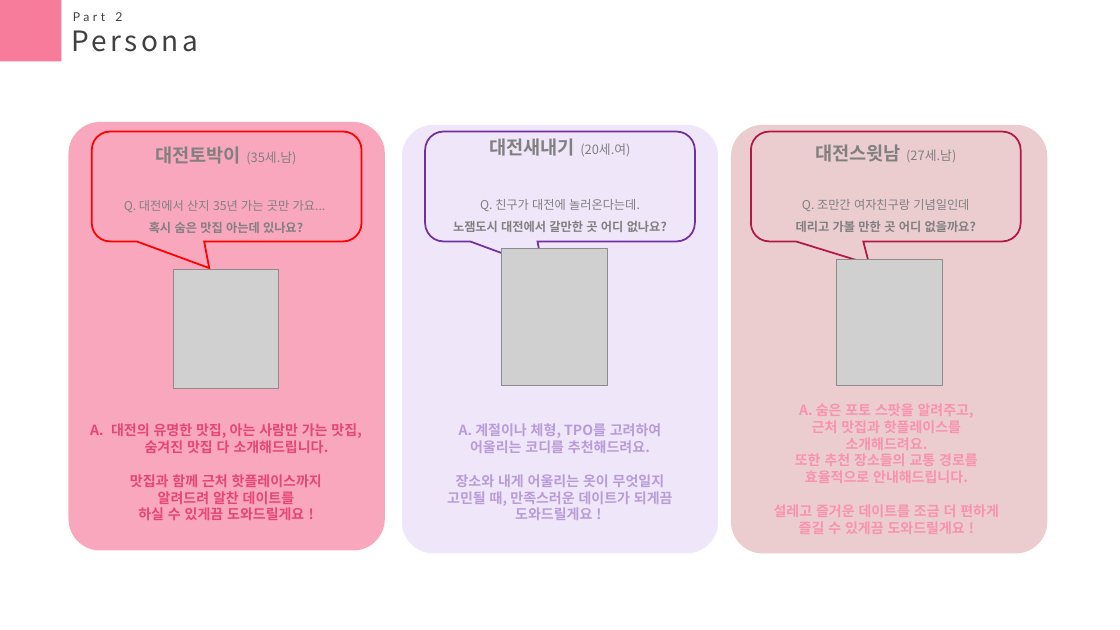
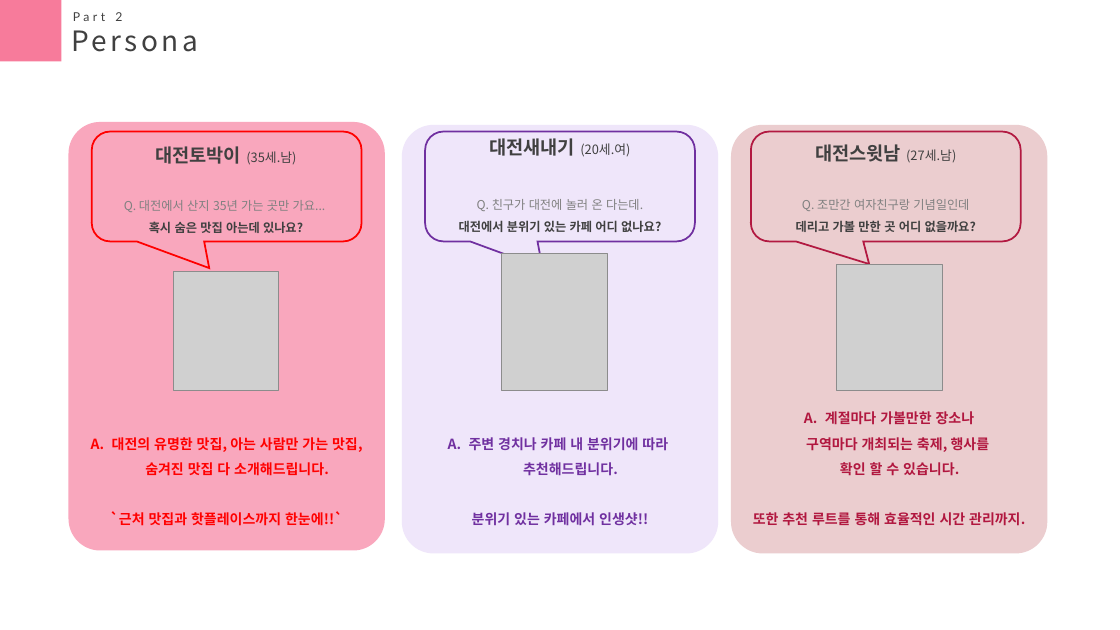
Before and after one commit to seasukmin/DateTeam, a slide deck: slide 4 of 박근모 - 메인/ppt.pptx (slide 5 before the commit). Drawn at 1120x630 pixels with LibreOffice and Linux fonts; fonts in the diff are those of the drawing; grey boxes stand for pictures. Boxes give left, top, right and bottom in pixels: in the first picture for what was removed or moved away, otherwise in the second. Text is boxed around its words. In the diff, an @@ line names an element or a change of style, - is before the commit and + after.

```diff
--- a/박근모 - 메인/ppt.pptx
+++ b/박근모 - 메인/ppt.pptx
@@ text "대전토박이 (35세.남)" at (124, 146, 326, 233): text colour #808080 to #404040 in "대전토박이 (35세.남)", "혹시 숨은 맛집 아는데 있나요?" @@
@@ text at (489, 138, 630, 157): text colour #808080 to #404040 in "대전새내기 (20세.여)" @@
@@ text "대전스윗남 (27세.남)" at (796, 144, 976, 232): text colour #808080 to #404040 in "대전스윗남 (27세.남)", "데리고 가볼 만한 곳 어디 없을까요?"; font Noto Sans CJK SC to Noto Sans CJK KR in "조만간 여자친구랑 기념일인데 데리고 가볼 만한 곳 ..." @@
@@ text at (459, 199, 661, 232): text changed; text colour #808080 to #404040 @@
-Q. 친구가 대전에 놀러온다는데.
-노잼도시 대전에서 갈만한 곳 어디 없나요?
+Q. 친구가 대전에 놀러 온 다는데.
+대전에서 분위기 있는 카페 어디 없나요?
@@ picture: place and size @@
-picture at (502, 249, 607, 386)
+picture at (502, 254, 607, 391)
@@ picture: place and size @@
-picture at (837, 260, 943, 386)
+picture at (837, 265, 943, 391)
@@ text added at (753, 411, 1025, 526), 12 pt, text #B1173F, bold @@
+A. 계절마다 가볼만한 장소나
+   구역마다 개최되는 축제, 행사를
+   확인 할 수 있습니다.
+또한 추천 루트를 통해 효율적인 시간 관리까지.
@@ text "대전의 유명한 맛집, 아는 사람만 ...": place and size @@
-text "대전의 유명한 맛집, 아는 사람만 ..." at (111, 423, 361, 520)
+text "대전의 유명한 맛집, 아는 사람만 ..." at (110, 437, 362, 526)
@@ text at (112, 437, 362, 476): text colour #E54673 to #FF0000 in "대전의 유명한 맛집, 아는 사람만 가는 맛집, ..."; line spacing 1 to 1.5 @@
@@ text at (469, 437, 668, 526): text changed; text colour #B89BD7 to #7030A0 @@
-A. 계절이나 체형, TPO를 고려하여 어울리는 코디를 추천해드려요.
-장소와 내게 어울리는 옷이 무엇일지 고민될 때, 만족스러운 데이트가 되게끔 도와드릴게요 !
+A. 주변 경치나 카페 내 분위기에 따라
+   추천해드립니다.
+분위기 있는 카페에서 인생샷!!
@@ text at (110, 511, 343, 526): text changed; text colour #E54673 to #FF0000 @@
-맛집과 함께 근처 핫플레이스까지
-알려드려 알찬 데이트를
-하실 수 있게끔 도와드릴게요 !
+`근처 맛집과 핫플레이스까지 한눈에!!`
```
Also in this commit, not shown: 7 other slides changed, 4 slides removed, 5 other files.
